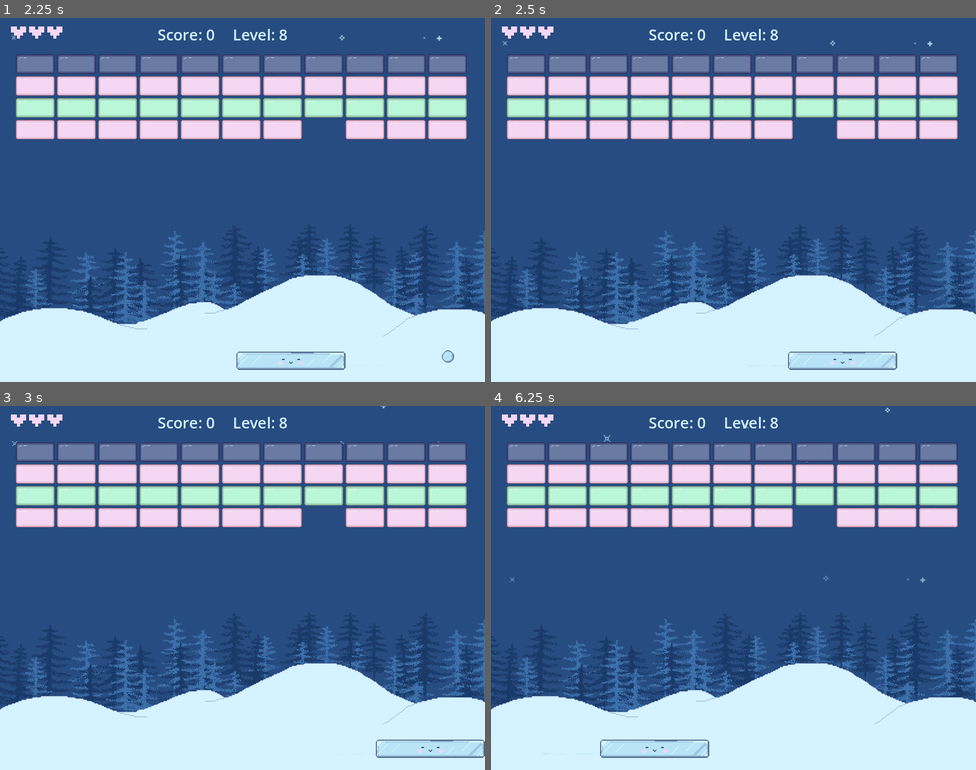
Above: before the commit, frames 1-4 (two rows, left to right).
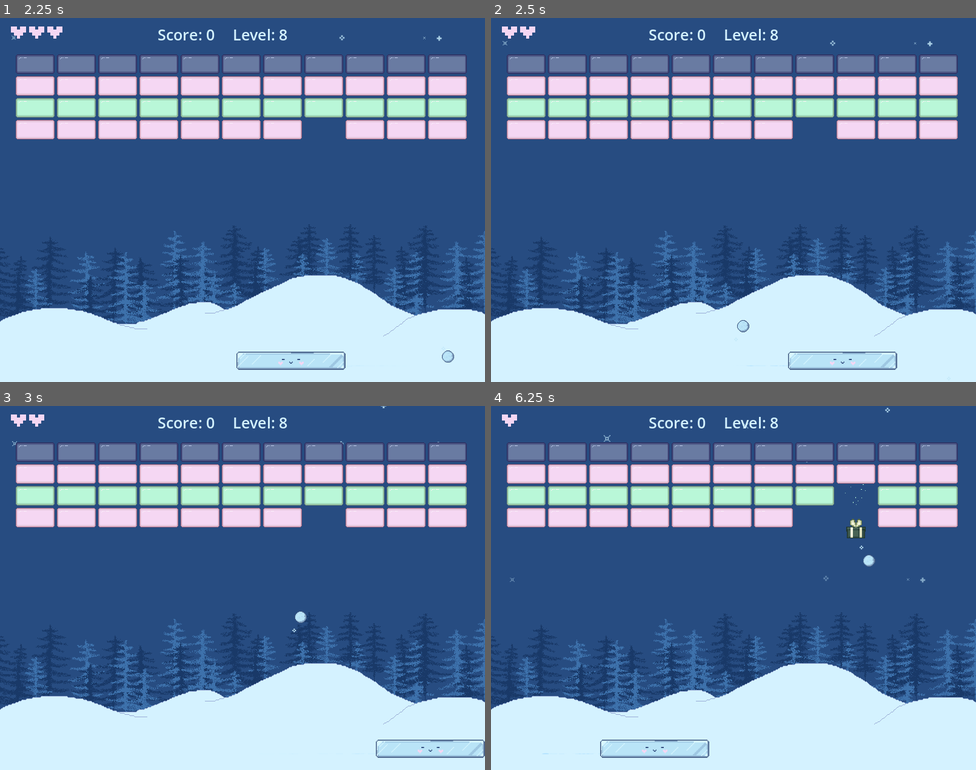
Above: after the commit, the same moments.

Repository: aysieelf/Snow-Break
Game: Godot game, scene res://levels/scenes/main_scene.tscn
Same seed, same stepped clock (60 frames per second), same inputs: the game is played once before the commit and once after it. Sound files missing from this copy of the repository are replaced by a short silence.
Inputs:
- Up to frame 1 (2.25 s): hold Right (move_right) 0.53-1.28 s; hold A (move_left) 1.28-2.03 s; hold Right (move_right) from 2.03 s (still down)
- Up to frame 2 (2.5 s): keep holding Right (move_right)
- Up to frame 3 (3 s): keep holding Right (move_right)
- Up to frame 4 (6.25 s): release Right (move_right) at 3.53 s; hold A (move_left) 3.53-5.78 s; hold Right (move_right) from 5.78 s (still down)

Frame 1 is identical in both runs. In frame 2, 0.1% of the frame differs, in the area x 9-54%, y 2-87%; in frame 3, 0.1%; in frame 4, 1.2%, in the area x 6-80%, y 2-45%.

Commit message:
update: snowball.gd - add sound effect - add func for when snowball falls off screen

Diff:
--- a/winter-splinter/levels/scenes/gameplay/snowball.gd
+++ b/winter-splinter/levels/scenes/gameplay/snowball.gd
@@ -22,6 +22,7 @@
 
 		# Handle collision with platform
 		if "Paddle" in collider.name:
+			SoundManager.play_sfx("snowball-bounce")
 			_handle_platform_bounce(collider, collision.get_position())
 
 		# Handle collision with bricks
@@ -36,6 +37,9 @@
 			if angle < Constants.MIN_BOUNCE_ANGLE or angle > PI - Constants.MIN_BOUNCE_ANGLE:
 				new_direction = Vector2(new_direction.x, sign(new_direction.y) * sin(Constants.MIN_BOUNCE_ANGLE)).normalized()
 			velocity = new_direction * speed
+
+	if position.y > Constants.WINDOW_HEIGHT:
+		snowball_out()
 
 func _handle_platform_bounce(platform, collision_point):
 	var collision_shape = platform.get_node("CollisionShape2D")
@@ -73,6 +77,12 @@
 	# Keep ball speed constant
 	velocity = new_direction * speed
 
+func snowball_out() -> void:
+	SoundManager.play_sfx("snowball-out")
+	reset_ball()
+	var health = ScoreManager.decrease_healthbar()
+	if health < 0:
+		GameManager.game_over_screen()
 
 func launch():
 	is_moving = true
@@ -80,6 +90,7 @@
 func reset_ball():
 	position = Constants.BALL_POS
 	direction = Constants.BALL_INIT_VECTOR
+	velocity = speed * direction
 	is_moving = true
 
 func _on_power_up_activated():
